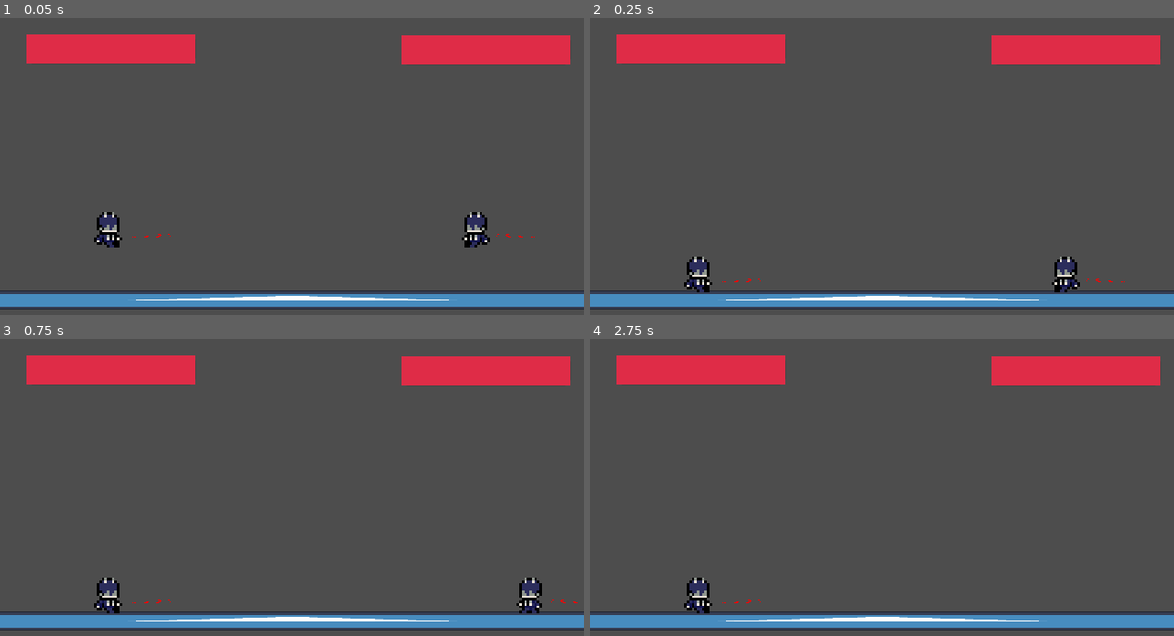
Above: before the commit, frames 1-4 (two rows, left to right).
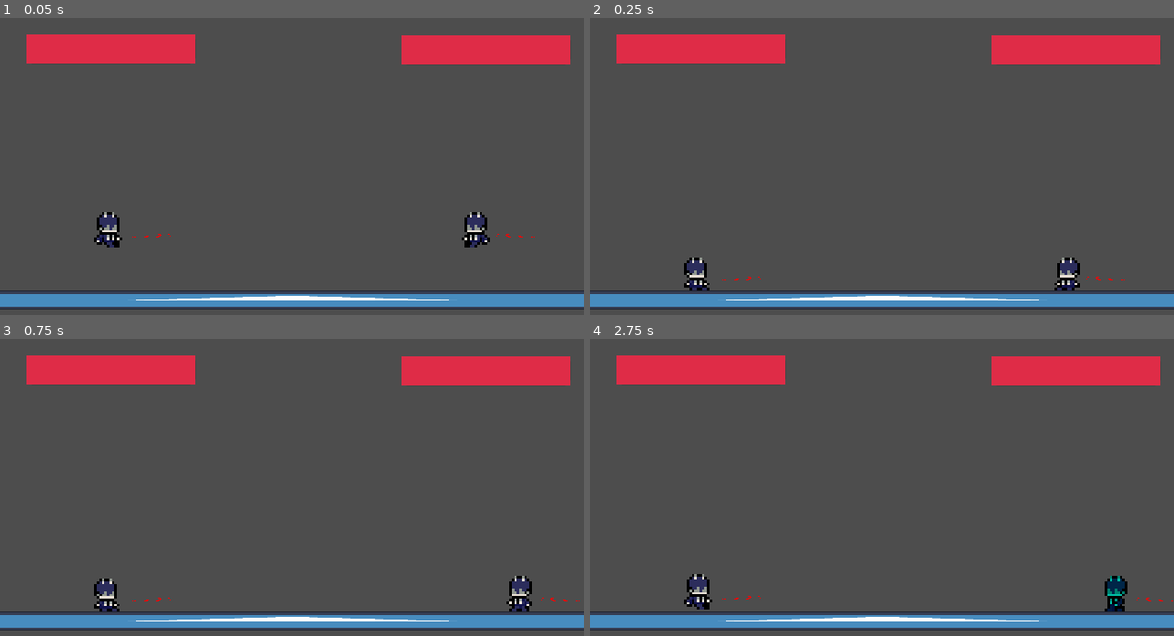
Above: after the commit, the same moments.

Repository: lucasmcclean/project-foxtrot-black-trigger-watchtower-omega
Game: Godot game, scene res://main.tscn
The game is run twice, just before and just after one commit, with the same random seed, the same clock (stepped at 60 frames per second) and the same inputs. The engine's default icon, where the game draws it, is replaced by a stand-in: a white triangle on a blue panel in a dark square.
Inputs:
- Up to frame 1 (0.05 s): no input
- Up to frame 2 (0.25 s): no input
- Up to frame 3 (0.75 s): tap Enter at 0.5 s; hold D (move_right) from 0.53 s (still down); tap E (kick) at 0.6 s
- Up to frame 4 (2.75 s): tap W (jump) at 0.77, 1.52 s; release D (move_right) at 1.28 s; hold Insert (move_down) 1.28-2.03 s; tap S (crouch) at 1.35 s; tap E (kick) at 1.55, 2.3 s; tap Space (flash_step) at 2, 2.1 s; hold D (move_right) from 2.03 s (still down)

Frame 1 is identical in both runs. In frame 2, 0.6% of the frame differs, in the area x 16-92%, y 80-93%; in frame 3, 0.9%, in the area x 16-100%, y 79-93%; in frame 4, 0.8%.

Commit message:
fix(player): correct ground casts

Diff:
--- a/project-foxtrot-black-trigger-watchtower-omega/player/player.tscn
+++ b/project-foxtrot-black-trigger-watchtower-omega/player/player.tscn
@@ -12,8 +12,8 @@
 [ext_resource type="Texture2D" uid="uid://u7iyxdd87o2e" path="res://assets/SLASH SPRITE.png" id="10_2ieo8"]
 
 [sub_resource type="CapsuleShape2D" id="CapsuleShape2D_onrkg"]
-radius = 28.571426
-height = 57.142853
+radius = 17.142857
+height = 54.285713
 
 [sub_resource type="RectangleShape2D" id="RectangleShape2D_boad6"]
 size = Vector2(80, 29.285713)
@@ -111,6 +111,49 @@
 "values": [true]
 }
 
+[sub_resource type="Animation" id="Animation_32hag"]
+resource_name = "fall"
+tracks/0/type = "value"
+tracks/0/imported = false
+tracks/0/enabled = true
+tracks/0/path = NodePath("Sprite2D:frame")
+tracks/0/interp = 1
+tracks/0/loop_wrap = true
+tracks/0/keys = {
+"times": PackedFloat32Array(0),
+"transitions": PackedFloat32Array(1),
+"update": 1,
+"values": [16]
+}
+
+[sub_resource type="Animation" id="Animation_e7oew"]
+resource_name = "idle"
+length = 3.0
+tracks/0/type = "value"
+tracks/0/imported = false
+tracks/0/enabled = true
+tracks/0/path = NodePath("Sprite2D:frame")
+tracks/0/interp = 1
+tracks/0/loop_wrap = true
+tracks/0/keys = {
+"times": PackedFloat32Array(0, 1, 2),
+"transitions": PackedFloat32Array(1, 1, 1),
+"update": 1,
+"values": [20, 21, 22]
+}
+tracks/1/type = "value"
+tracks/1/imported = false
+tracks/1/enabled = true
+tracks/1/path = NodePath("Hurtbox/Hurter:position")
+tracks/1/interp = 1
+tracks/1/loop_wrap = true
+tracks/1/keys = {
+"times": PackedFloat32Array(0, 1, 2),
+"transitions": PackedFloat32Array(1, 1, 1),
+"update": 0,
+"values": [Vector2(-4.2857156, 4.999987), Vector2(1.0217937e-06, 3.5714045), Vector2(4.2857113, 4.9999723)]
+}
+
 [sub_resource type="Animation" id="Animation_yllr7"]
 resource_name = "jump"
 length = 3.0
@@ -125,6 +168,22 @@
 "transitions": PackedFloat32Array(1, 1, 1),
 "update": 1,
 "values": [4, 5, 6]
+}
+
+[sub_resource type="Animation" id="Animation_wodsf"]
+resource_name = "kick"
+length = 4.0
+tracks/0/type = "value"
+tracks/0/imported = false
+tracks/0/enabled = true
+tracks/0/path = NodePath("Sprite2D:frame")
+tracks/0/interp = 1
+tracks/0/loop_wrap = true
+tracks/0/keys = {
+"times": PackedFloat32Array(0, 1, 2, 3),
+"transitions": PackedFloat32Array(1, 1, 1, 1),
+"update": 1,
+"values": [12, 13, 14, 15]
 }
 
 [sub_resource type="Animation" id="Animation_kb6p2"]
@@ -203,37 +262,6 @@
 "values": [true]
 }
 
-[sub_resource type="Animation" id="Animation_wodsf"]
-resource_name = "kick"
-length = 4.0
-tracks/0/type = "value"
-tracks/0/imported = false
-tracks/0/enabled = true
-tracks/0/path = NodePath("Sprite2D:frame")
-tracks/0/interp = 1
-tracks/0/loop_wrap = true
-tracks/0/keys = {
-"times": PackedFloat32Array(0, 1, 2, 3),
-"transitions": PackedFloat32Array(1, 1, 1, 1),
-"update": 1,
-"values": [12, 13, 14, 15]
-}
-
-[sub_resource type="Animation" id="Animation_32hag"]
-resource_name = "fall"
-tracks/0/type = "value"
-tracks/0/imported = false
-tracks/0/enabled = true
-tracks/0/path = NodePath("Sprite2D:frame")
-tracks/0/interp = 1
-tracks/0/loop_wrap = true
-tracks/0/keys = {
-"times": PackedFloat32Array(0),
-"transitions": PackedFloat32Array(1),
-"update": 1,
-"values": [16]
-}
-
 [sub_resource type="Animation" id="Animation_tqiix"]
 resource_name = "walk"
 length = 3.0
@@ -260,34 +288,6 @@
 "transitions": PackedFloat32Array(1, 1, 1),
 "update": 0,
 "values": [Vector2(-2.1428566, 3.5714223), Vector2(-2.1428566, 1.4285651), Vector2(-2.1428566, 3.57142)]
-}
-
-[sub_resource type="Animation" id="Animation_e7oew"]
-resource_name = "idle"
-length = 3.0
-tracks/0/type = "value"
-tracks/0/imported = false
-tracks/0/enabled = true
-tracks/0/path = NodePath("Sprite2D:frame")
-tracks/0/interp = 1
-tracks/0/loop_wrap = true
-tracks/0/keys = {
-"times": PackedFloat32Array(0, 1, 2),
-"transitions": PackedFloat32Array(1, 1, 1),
-"update": 1,
-"values": [20, 21, 22]
-}
-tracks/1/type = "value"
-tracks/1/imported = false
-tracks/1/enabled = true
-tracks/1/path = NodePath("Hurtbox/Hurter:position")
-tracks/1/interp = 1
-tracks/1/loop_wrap = true
-tracks/1/keys = {
-"times": PackedFloat32Array(0, 1, 2),
-"transitions": PackedFloat32Array(1, 1, 1),
-"update": 0,
-"values": [Vector2(-4.2857156, 4.999987), Vector2(1.0217937e-06, 3.5714045), Vector2(4.2857113, 4.9999723)]
 }
 
 [sub_resource type="AnimationLibrary" id="AnimationLibrary_c35mf"]
@@ -308,6 +308,7 @@
 move_state = NodePath("StateMachine/Move")
 
 [node name="CollisionShape2D" type="CollisionShape2D" parent="."]
+position = Vector2(-2.8571424, 4.285714)
 shape = SubResource("CapsuleShape2D_onrkg")
 
 [node name="StateMachine" type="Node" parent="." node_paths=PackedStringArray("initial_state")]
@@ -341,11 +342,11 @@
 [node name="GroundCasts" type="Node2D" parent="."]
 
 [node name="Left" type="RayCast2D" parent="GroundCasts"]
-position = Vector2(-30, 60.275)
-target_position = Vector2(-1, 9.725)
+position = Vector2(-15.714289, 31.429)
+target_position = Vector2(0, 10)
 
 [node name="Right" type="RayCast2D" parent="GroundCasts"]
-position = Vector2(30, 60.275)
+position = Vector2(15.714289, 31.428574)
 target_position = Vector2(0, 9.724995)
 
 [node name="PunchHitbox" type="Area2D" parent="."]
--- a/project-foxtrot-black-trigger-watchtower-omega/player/states/player_state.gd
+++ b/project-foxtrot-black-trigger-watchtower-omega/player/states/player_state.gd
@@ -10,5 +10,9 @@
 	assert(player != null, "The PlayerState state type must be used only in the player scene. It needs the owner to be a Player node.")
 
 
+func enter() -> void:
+	print(self.name)
+
+
 func exit() -> void:
 	player.animation.stop()
